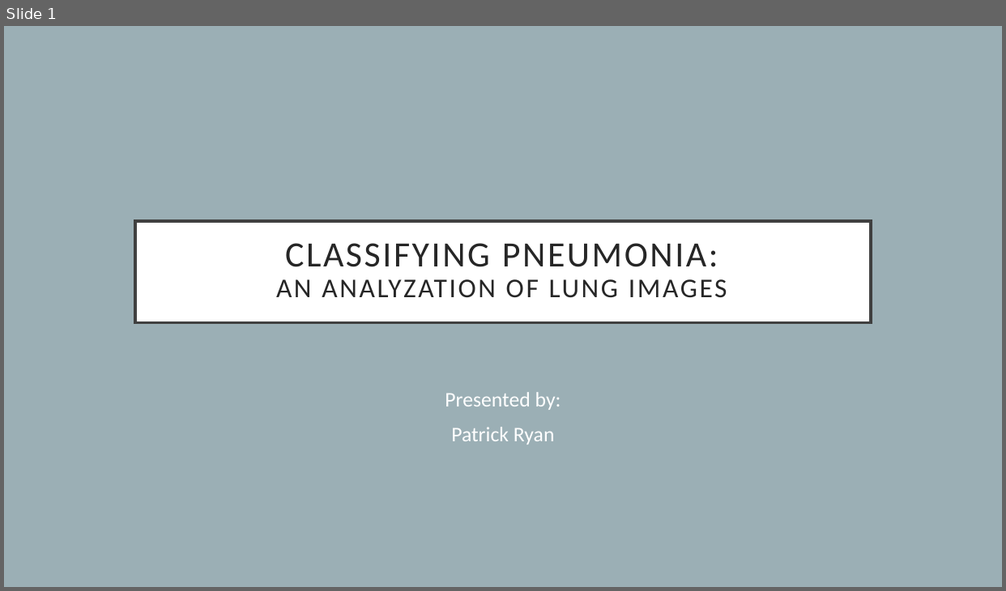
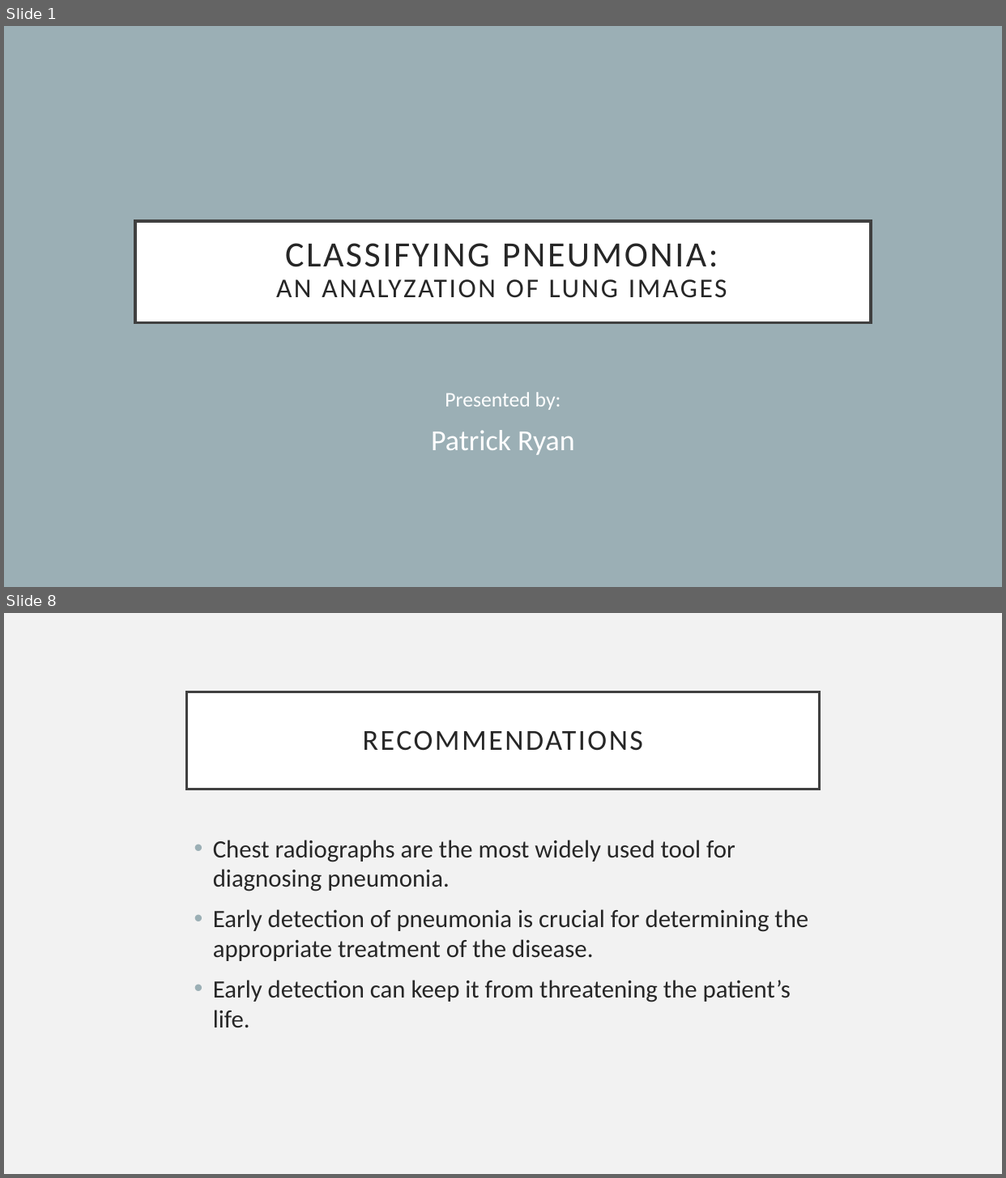
Before and after one commit to PattiCakes59/Chest-X-Ray-Examination, a slide deck: PneumoniaPresentation.pptx. Shown one above the other, each under a label of ours: slide 1 before the commit, slides 1 and 8 after it; the slides between them are not shown. The pictures are 1006x591 and 1006x1178 pixels, drawn with LibreOffice and Linux fonts; fonts in the diff are those of the drawing. Boxes give left, top, right and bottom in pixels: in the first picture for what was removed or moved away, otherwise in the second. Text is boxed around its words. In the diff, an @@ line names an element or a change of style, - is before the commit and + after.

```diff
--- a/PneumoniaPresentation.pptx
+++ b/PneumoniaPresentation.pptx
@@ slide 8 added at (4,613,1002,1174), background #F2F2F2 @@
@@ title added at (187,692,819,789), fill #FFFFFF, outline #404040 2.5 pt, 28 pt, text #262626 @@
+RECOMMENDATIONS
@@ text added at (213,840,808,1028), 24 pt, text #262626 @@
+• Chest radiographs are the most widely used tool for diagnosing pneumonia.
+• Early detection of pneumonia is crucial for determining the appropriate treatment of the disease.
+• Early detection can keep it from threatening the patient’s life.
@@ slide 1 changed as well @@
@@ subtitle at (431,430,575,455): size 20 to 28 pt in "Patrick Ryan" @@
```
Also in this commit, not shown: 4 other slides changed, 4 other slides added, 4 slides removed.
